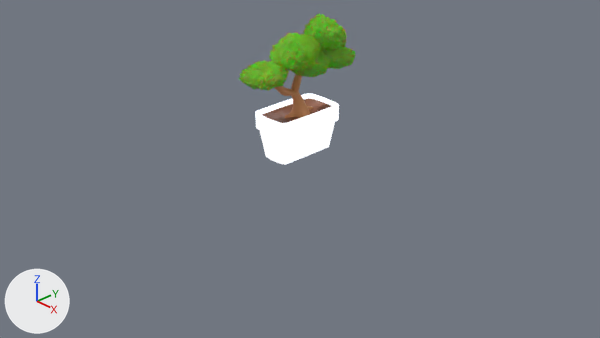
Before and after pictures for a commit that changed the Blender file maps/New styles/Dimensional/Andrea/bonsai UV.blend.
One viewpoint serves both versions: the file's camera 'Camera'. The axes (+X, +Y, +Z) are drawn at lower left. The lights are the same throughout.

Objects in the first picture: 'Banana Plant.007'.
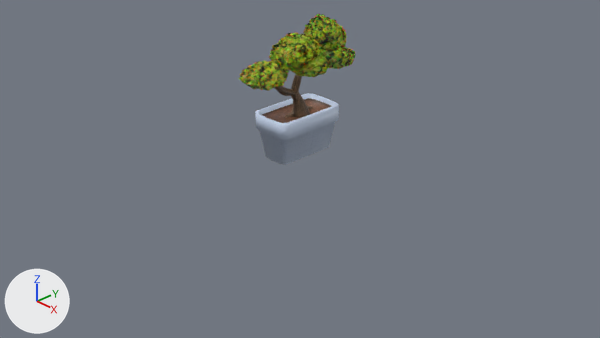
What differs and where, as boxes (x1, y1, x2, y2) in the pictures (600 x 338 px):
'Banana Plant.007', surface changed: (239, 14, 356, 165) in both
part 1 of me_cylinder_026, cut back: before (255, 50, 339, 125); after (255, 93, 339, 125)
part 2 of me_cylinder_026, surface changed: (239, 14, 356, 165) in both

What changed in the scene script:
```text
Add img_bonsai_texture_png:
    img_bonsai_texture_png = load_image('bonsai Texture.png', 'bonsai Texture.png', 1024, 1024, 'sRGB')
Change mat_medium_wood_009:
    remove mat_medium_wood_009.base_color = (0.552, 0.223, 0.0762)  # orange #c4824e
    add mat_medium_wood_009.texture = img_bonsai_texture_png
Change mat_leaf_001:
    where n1 = _N.new('ShaderNodeBsdfPrincipled'); n1.name = 'Principled BSDF'
    remove n1.inputs[0].default_value = (0.143, 0.508, 0.0297, 1.0)  # 'Base Color', green #6abd30
    add n2 = _N.new('ShaderNodeTexImage'); n2.name = 'Image Texture'
    add n2.image = img_bonsai_texture_png
    add n3 = _N.new('ShaderNodeMix'); n3.name = 'Mix'
    add n3.data_type = 'RGBA'
    add n3.inputs[0].default_value = 0.03  # 'Factor'
    add n3.inputs[7].default_value = (0.114, 0.287, 0.0343, 1.0)  # 'B', green #5f9234
    add _L.new(n2.outputs[0], n3.inputs[6])  # 'Color' to 'A'
    add _L.new(n3.outputs[2], n1.inputs[0])  # 'Result' to 'Base Color'
Change mat_white_001:
    remove mat_white_001.base_color = (0.597, 0.708, 0.973)  # blue #cbdbfc
    add mat_white_001.texture = img_bonsai_texture_png
    remove mat_white_001.emission_strength = 1.0
Change mat_dark_wood_001:
    remove mat_dark_wood_001.base_color = (0.275, 0.0931, 0.0437)  # brown #8f563b
    add mat_dark_wood_001.texture = img_bonsai_texture_png
Change me_cylinder_026:
    used by ob_banana_plant_007; location = (0.0, 0.0, 1.078); scale = (0.24, 0.24, 0.24)
    remove me_cylinder_026.from_pydata(...)  # 11891 vertices, 12387 faces; spans x -1.72..1.72, y -3.64..3.64, z -3.85..3.85
    add me_cylinder_026.from_pydata(...)  # 9921 vertices, 10298 faces; spans x -1.72..1.72, y -3.64..3.64, z -3.85..3.85
    me_cylinder_026 part 1: 2039 vertices removed from x -1.69..1.34, y -2.02..2.44, z -1.7..2.15; 69 vertices added at x -1.68..0.87, y -1.95..2.44, z -1.27..2.13
    me_cylinder_026 part 2: 8434 kept faces spanning x -1.72..1.72, y -3.64..3.64, z -3.85..3.85 get new texture (UV) coordinates
Change ob_banana_plant_007:
    add ob_banana_plant_007.visible_shadow = False
```
